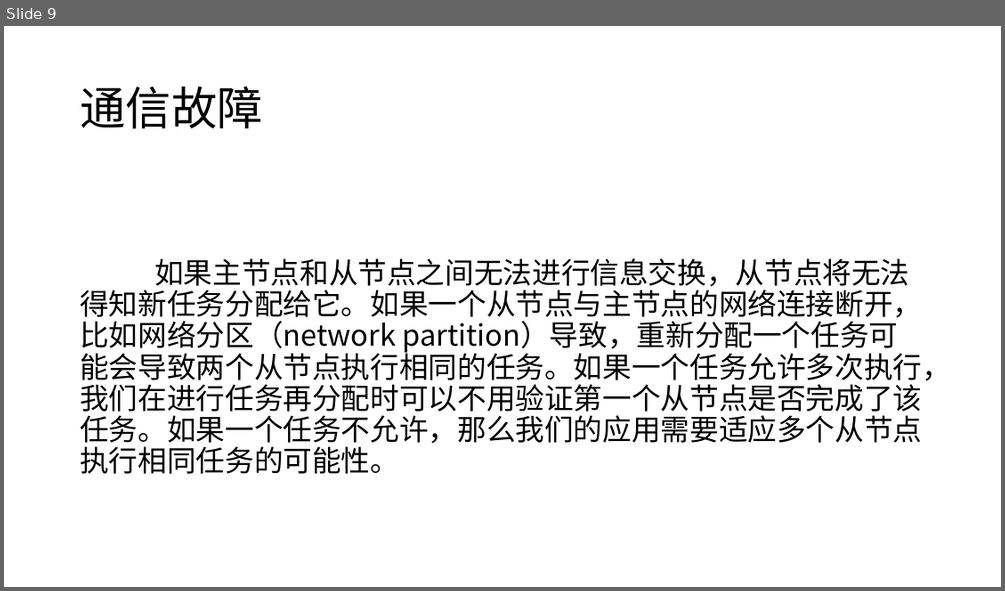
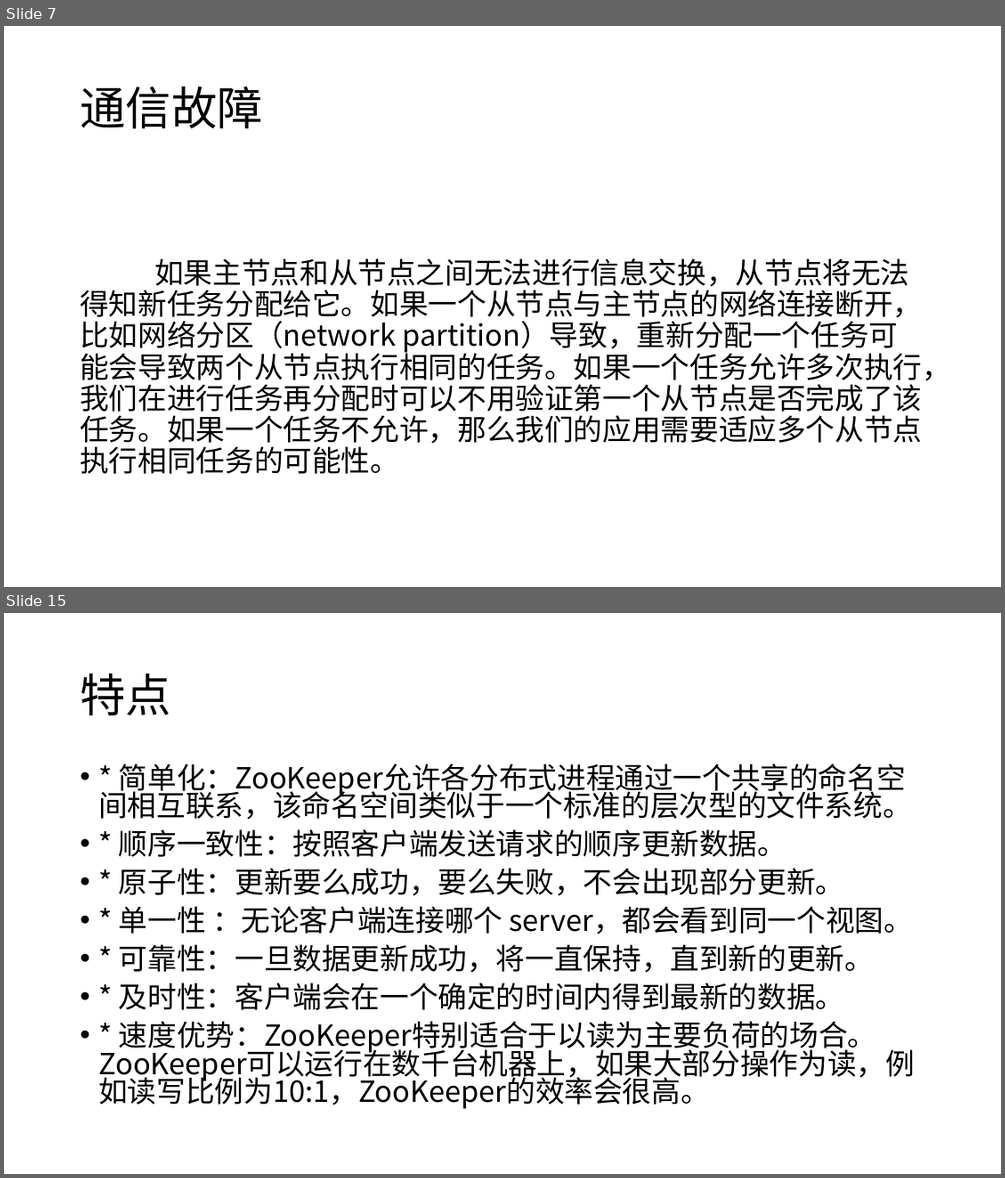
Before and after one commit to moxingwang/zookeeper, a slide deck: zookeeper.pptx. Shown one above the other, each under a label of ours: slide 9 before the commit, slides 7 and 15 after it; the slides between them are not shown. The pictures are 1005x591 and 1005x1178 pixels, drawn with LibreOffice and Linux fonts; fonts in the diff are those of the drawing. Boxes give left, top, right and bottom in pixels: in the first picture for what was removed or moved away, otherwise in the second. Text is boxed around its words. In the diff, an @@ line names an element or a change of style, - is before the commit and + after.

```diff
--- a/zookeeper.pptx
+++ b/zookeeper.pptx
@@ slide 15 added at (4,613,1001,1174), background #FFFFFF @@
@@ title added at (80,673,171,715), 44 pt, text #000000 @@
+特点
@@ text added at (98,763,914,1109), 28 pt, text #000000 @@
+• * 简单化：ZooKeeper允许各分布式进程通过一个共享的命名空间相互联系，该命名空间类似于一个标准的层次型的文件系统。
+• * 顺序一致性：按照客户端发送请求的顺序更新数据。
+• * 原子性：更新要么成功，要么失败，不会出现部分更新。
+• * 单一性 ：无论客户端连接哪个 server，都会看到同一个视图。
+• * 可靠性：一旦数据更新成功，将一直保持，直到新的更新。
+• * 及时性：客户端会在一个确定的时间内得到最新的数据。
+• * 速度优势：ZooKeeper特别适合于以读为主要负荷的场合。ZooKeeper可以运行在数千台机器上，如果大部分操作为读，例如读写比例为10:1，ZooKeeper的效率会很高。
@@ what was slide 9 is now slide 7 @@
```
Also in this commit, not shown: 4 slides changed, 15 other slides added, 2 slides removed.
